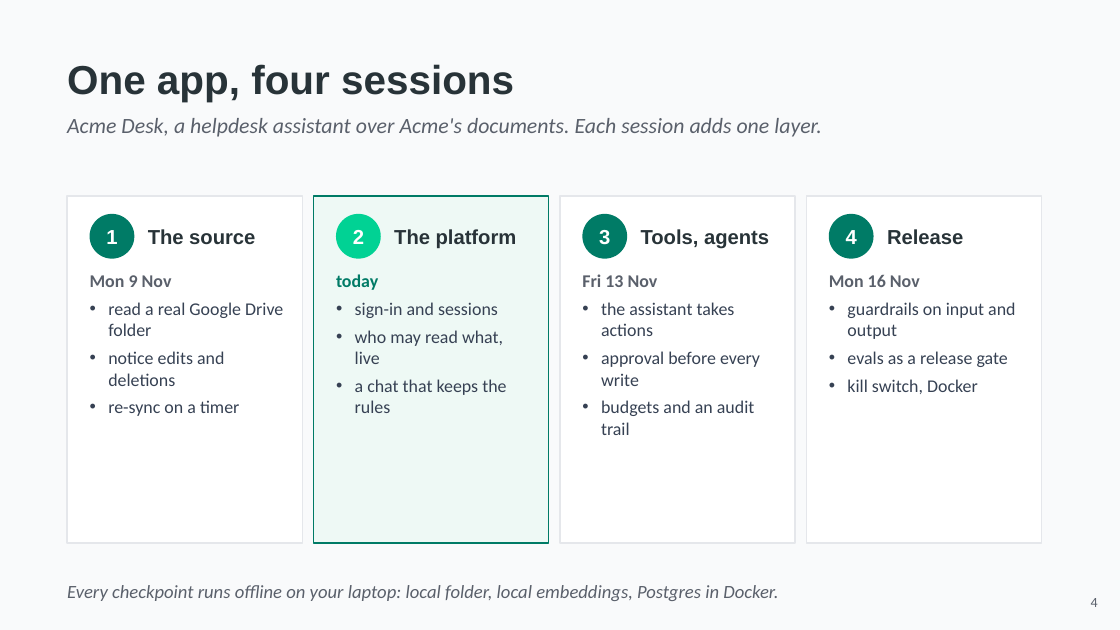
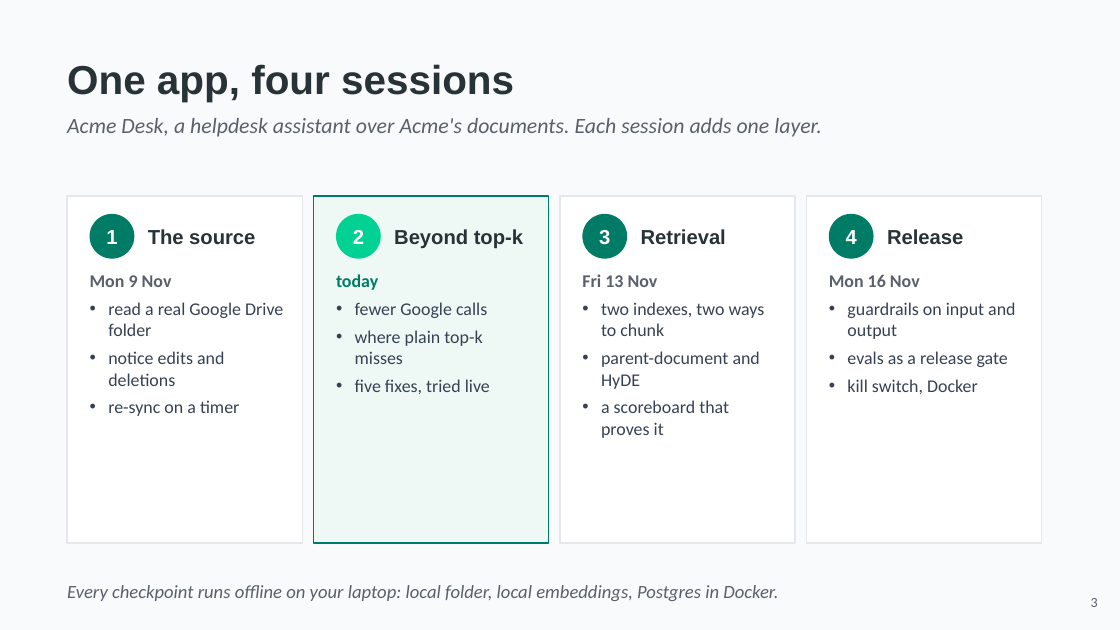
Before and after one commit to hasankanaan26/acme-desk, a slide deck: slide 3 of slides/part2-platform.pptx (slide 4 before the commit). Drawn at 1120x630 pixels with LibreOffice and Linux fonts; fonts in the diff are those of the drawing. Boxes give left, top, right and bottom in pixels: in the first picture for what was removed or moved away, otherwise in the second. Text is boxed around its words. In the diff, an @@ line names an element or a change of style, - is before the commit and + after.

```diff
--- a/slides/part2-platform.pptx
+++ b/slides/part2-platform.pptx
@@ text at bbox=[394, 229, 523, 249]: text changed @@
-The platform
+Beyond top-k
@@ text at bbox=[641, 229, 726, 244]: text changed @@
-Tools, agents
+Retrieval
@@ text at bbox=[355, 302, 490, 394]: text changed @@
-• sign-in and sessions
-• who may read what, live
-• a chat that keeps the rules
+• fewer Google calls
+• where plain top-k misses
+• five fixes, tried live
@@ text at bbox=[601, 302, 765, 438]: text changed @@
-• the assistant takes actions
-• approval before every write
-• budgets and an audit trail
+• two indexes, two ways to chunk
+• parent-document and HyDE
+• a scoreboard that proves it
@@ text at bbox=[1091, 598, 1098, 607]: text changed @@
-4
+3
```
Also in this commit, not shown: 18 other slides changed, 21 slides added, 20 slides removed, 9 other files.
